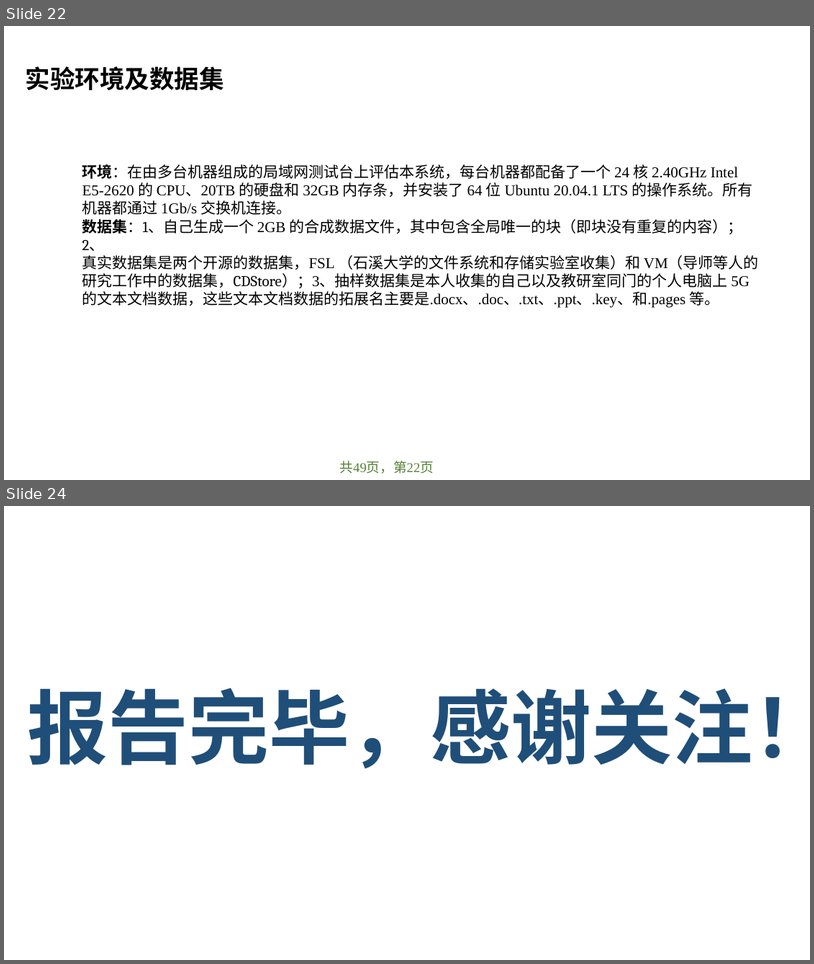
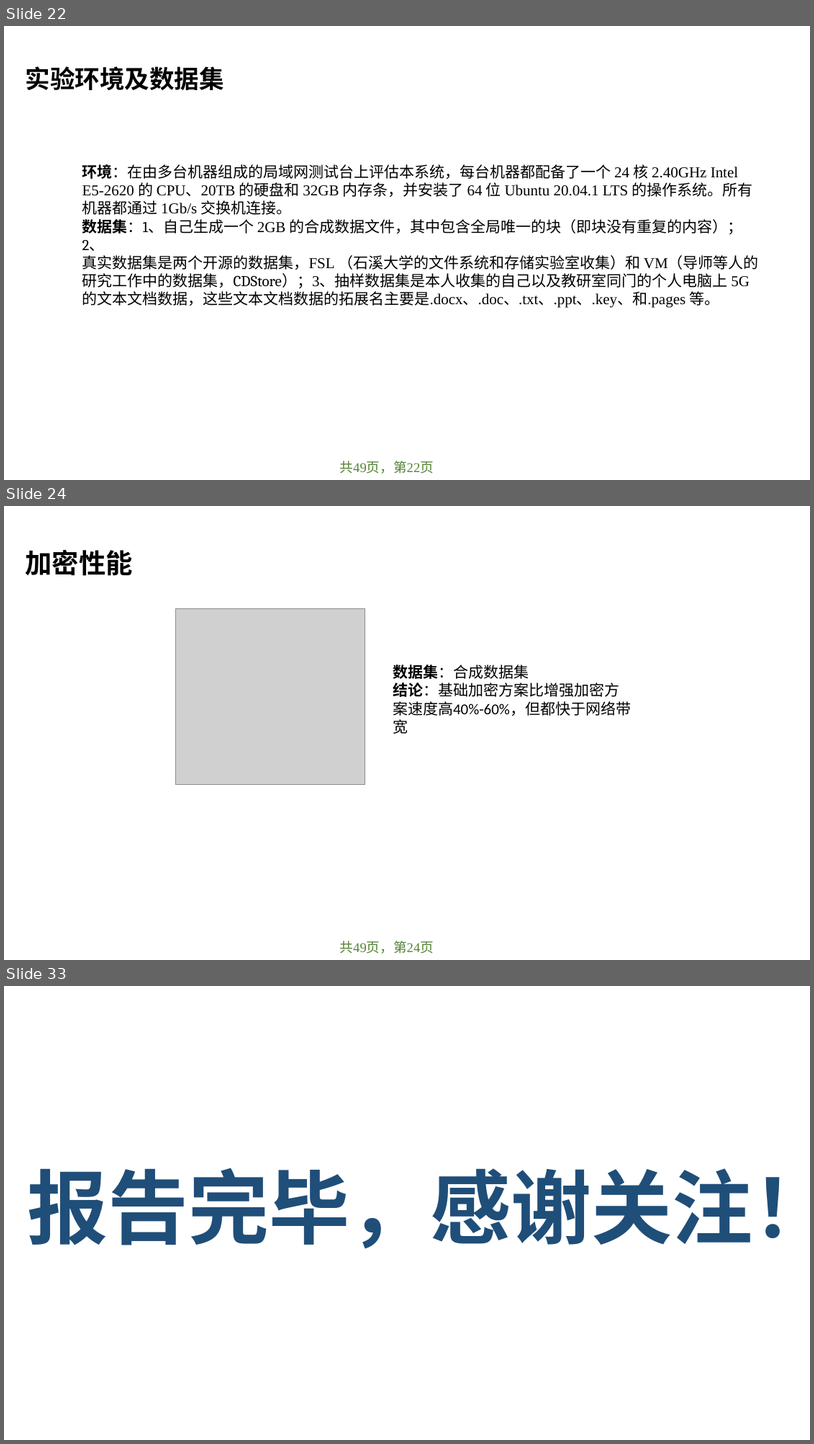
Before and after one commit to xiawenniu/thesis, a slide deck: 学位论文答辩模板示例.pptx. Shown one above the other, each under a label of ours: slides 22 and 24 before the commit, slides 22, 24 and 33 after it; the slides between them are not shown. The pictures are 814x964 and 814x1444 pixels, drawn with LibreOffice and Linux fonts; fonts in the diff are those of the drawing; grey boxes stand for pictures; background and template pictures are left out. Boxes give left, top, right and bottom in pixels: in the first picture for what was removed or moved away, otherwise in the second. Text is boxed around its words. In the diff, an @@ line names an element or a change of style, - is before the commit and + after.

```diff
--- a/学位论文答辩模板示例.pptx
+++ b/学位论文答辩模板示例.pptx
@@ slide 24 added at box(4, 506, 810, 960), background #FFFFFF @@
@@ text added at box(26, 549, 133, 576), 32 pt, text #000000, bold @@
+加密性能
@@ picture added at box(176, 608, 365, 784) @@
@@ text added at box(393, 664, 631, 734), 18 pt, text #000000 @@
+数据集：合成数据集
+结论：基础加密方案比增强加密方案速度高40%-60%，但都快于网络带宽
@@ text added at box(340, 940, 434, 953), 16 pt, text #548235 @@
+共49页，第24页
@@ what was slide 24 is now slide 33 @@
```
Also in this commit, not shown: 1 slide changed, 8 other slides added, 1 other file.
